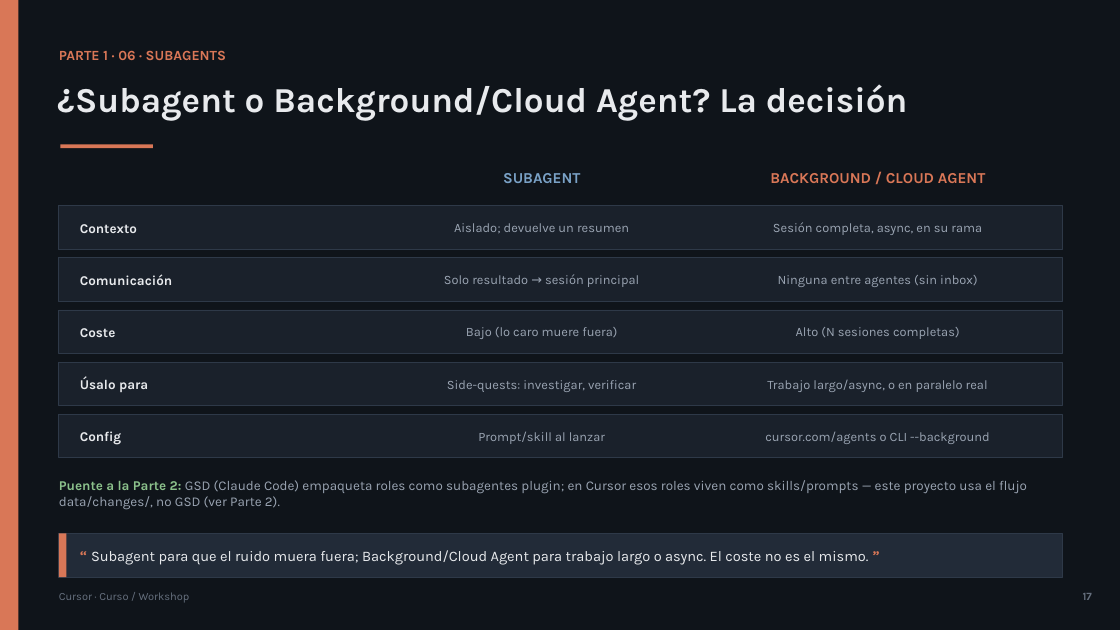
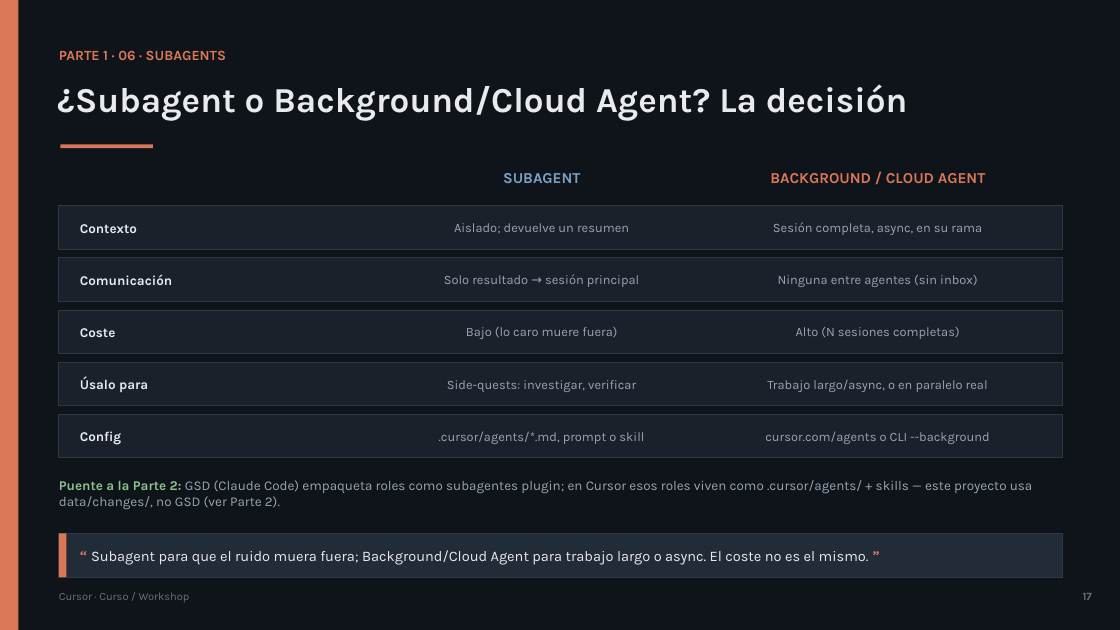
Before and after one commit to olonok69/cursor_code_ml_engineer, a slide deck: slide 17 of presentacion/Cursor_Presentacion.pptx. Drawn at 1120x630 pixels with LibreOffice and Linux fonts; fonts in the diff are those of the drawing. Boxes give left, top, right and bottom in pixels: in the first picture for what was removed or moved away, otherwise in the second. Text is boxed around its words. In the diff, an @@ line names an element or a change of style, - is before the commit and + after.

Commit message:
cursor review

```diff
--- a/presentacion/Cursor_Presentacion.pptx
+++ b/presentacion/Cursor_Presentacion.pptx
@@ text at (x1=439, y1=431, x2=644, y2=444): text changed @@
-Prompt/skill al lanzar
+.cursor/agents/*.md, prompt o skill
@@ text at (x1=59, y1=480, x2=1033, y2=510): text changed @@
-Puente a la Parte 2: GSD (Claude Code) empaqueta roles como subagentes plugin; en Cursor esos roles viven como skills/prompts — este proyecto usa el flujo data/changes/, no GSD (ver Parte 2).
+Puente a la Parte 2: GSD (Claude Code) empaqueta roles como subagentes plugin; en Cursor esos roles viven como .cursor/agents/ + skills — este proyecto usa data/changes/, no GSD (ver Parte 2).
```
Also in this commit, not shown: 10 other slides changed, 14 other files.
